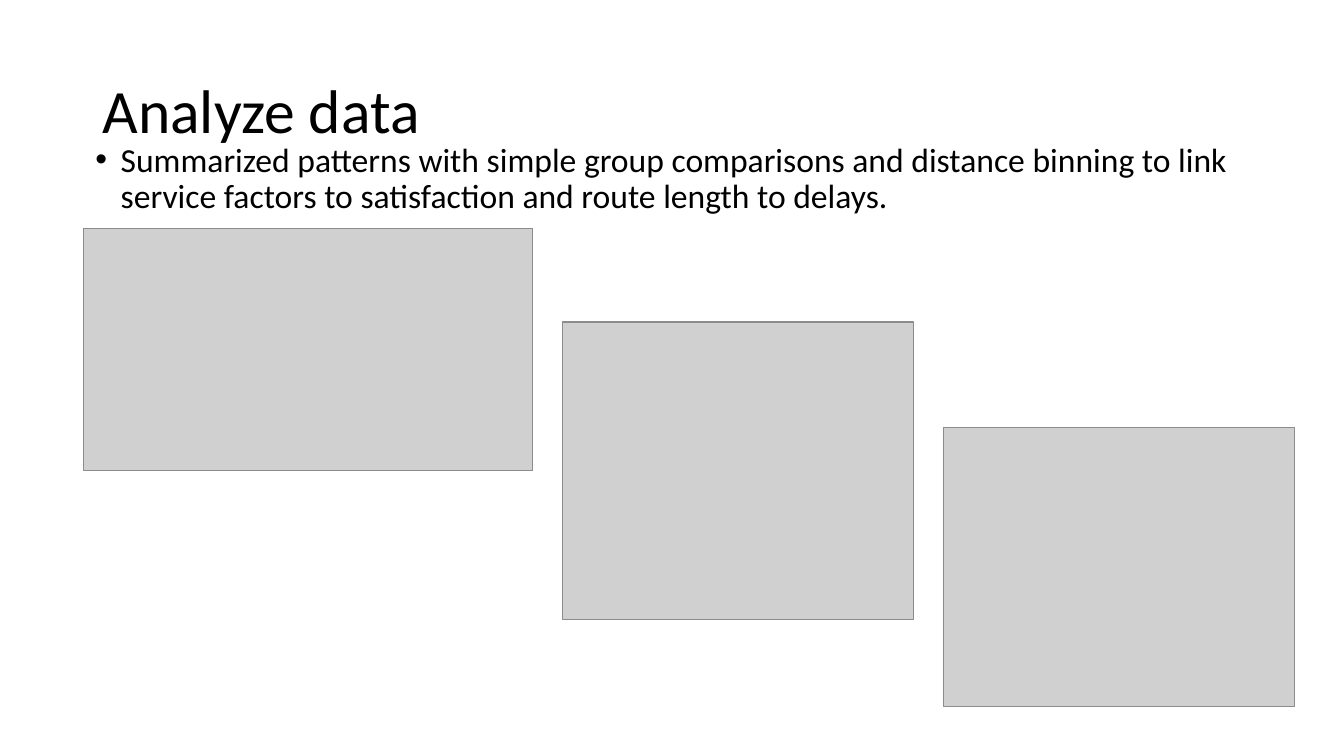
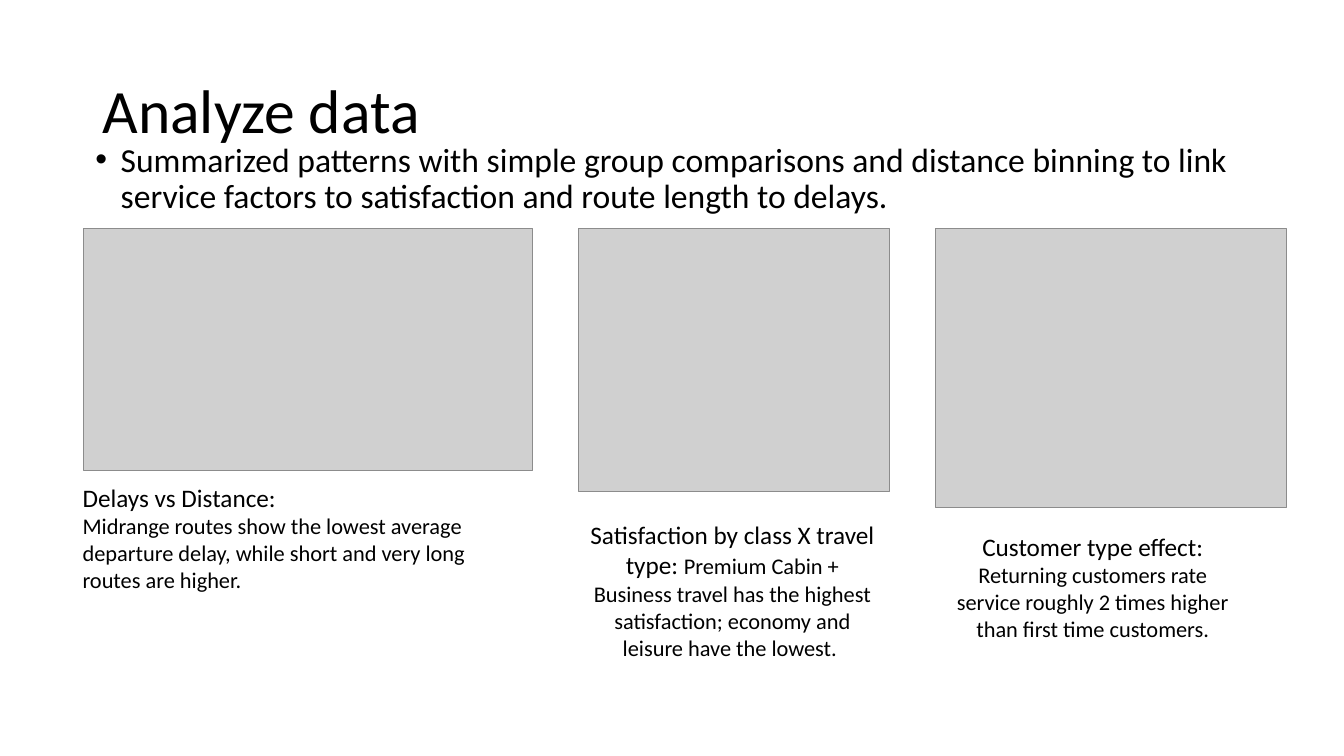
Before and after one commit to vince760/ANA500, a slide deck: slide 6 of VITALE_PPT.pptx. Drawn at 1344x756 pixels with LibreOffice and Linux fonts; fonts in the diff are those of the drawing; grey boxes stand for pictures. Boxes give left, top, right and bottom in pixels: in the first picture for what was removed or moved away, otherwise in the second. Text is boxed around its words. In the diff, an @@ line names an element or a change of style, - is before the commit and + after.

```diff
--- a/VITALE_PPT.pptx
+++ b/VITALE_PPT.pptx
@@ picture: place and size @@
-picture at bbox=[563, 322, 913, 619]
+picture at bbox=[579, 229, 889, 492]
@@ picture: place and size @@
-picture at bbox=[944, 427, 1295, 707]
+picture at bbox=[936, 229, 1287, 508]
@@ text added at bbox=[83, 489, 465, 592], 16 pt, text #000000 @@
+Delays vs Distance:
+Midrange routes show the lowest average departure delay, while short and very long routes are higher.
@@ text added at bbox=[590, 526, 874, 656], 16 pt, text #000000 @@
+Satisfaction by class X travel type: Premium Cabin + Business travel has the highest satisfaction; economy and leisure have the lowest.
@@ text added at bbox=[957, 538, 1228, 637], 16 pt, text #000000 @@
+Customer type effect:
+Returning customers rate service roughly 2 times higher than first time customers.
```
Also in this commit, not shown: 2 other slides changed, 2 slides added, 1 slide removed, 2 other files.
